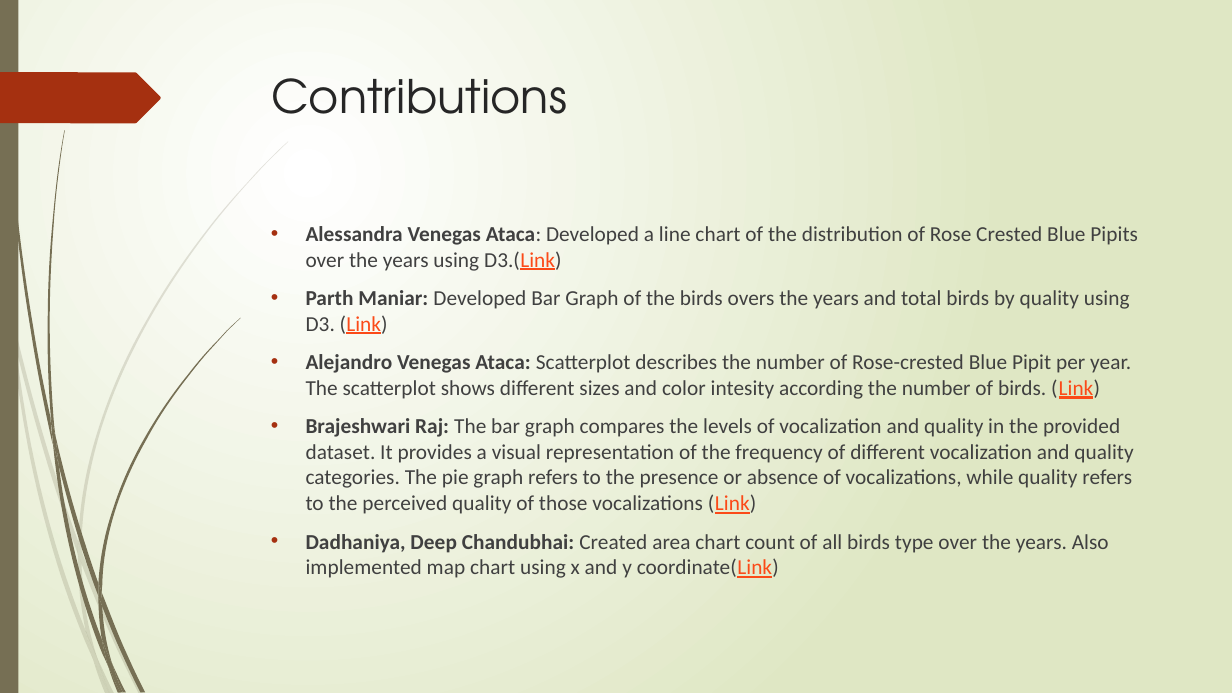
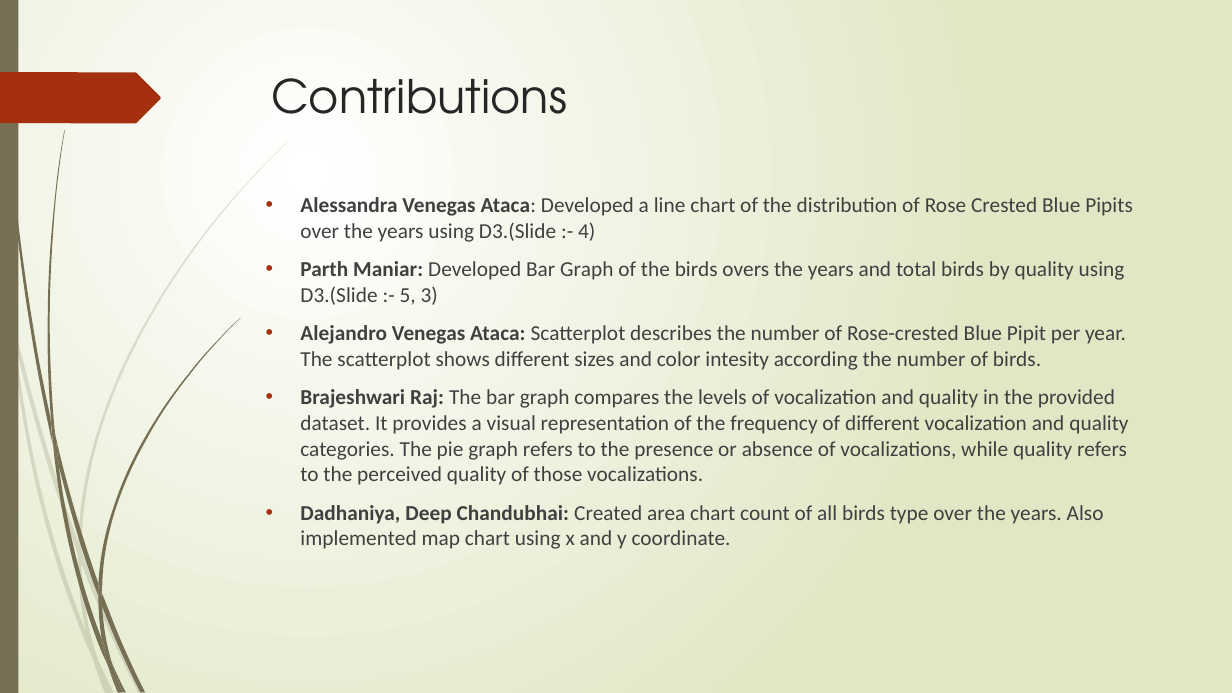
Before and after one commit to Parth-Maniar-3012/VA-Progress-3, a slide deck: slide 2 of Progress3-Contributions.pptx. Drawn at 1232x693 pixels with LibreOffice and Linux fonts; fonts in the diff are those of the drawing. Boxes give left, top, right and bottom in pixels: in the first picture for what was removed or moved away, otherwise in the second. Text is boxed around its words. In the diff, an @@ line names an element or a change of style, - is before the commit and + after.

```diff
--- a/Progress3-Contributions.pptx
+++ b/Progress3-Contributions.pptx
@@ text at (x1=300, y1=197, x2=1133, y2=549): text changed @@
-• Alessandra Venegas Ataca: Developed a line chart of the distribution of Rose Crested Blue Pipits over the years using D3.(Link)
-• Parth Maniar: Developed Bar Graph of the birds overs the years and total birds by quality using D3. (Link)
-• Alejandro Venegas Ataca: Scatterplot describes the number of Rose-crested Blue Pipit per year. The scatterplot shows different sizes and color intesity according the number of birds. (Link)
-• Brajeshwari Raj: The bar graph compares the levels of vocalization and quality in the provided dataset. It provides a visual representation of the frequency of different vocalization and quality categories. The pie graph refers to the presence or absence of vocalizations, while quality refers to the perceived quality of those vocalizations (Link)
-• Dadhaniya, Deep Chandubhai: Created area chart count of all birds type over the years. Also implemented map chart using x and y coordinate(Link)
+• Alessandra Venegas Ataca: Developed a line chart of the distribution of Rose Crested Blue Pipits over the years using D3.(Slide :- 4)
+• Parth Maniar: Developed Bar Graph of the birds overs the years and total birds by quality using D3.(Slide :- 5, 3)
+• Alejandro Venegas Ataca: Scatterplot describes the number of Rose-crested Blue Pipit per year. The scatterplot shows different sizes and color intesity according the number of birds.
+• Brajeshwari Raj: The bar graph compares the levels of vocalization and quality in the provided dataset. It provides a visual representation of the frequency of different vocalization and quality categories. The pie graph refers to the presence or absence of vocalizations, while quality refers to the perceived quality of those vocalizations.
+• Dadhaniya, Deep Chandubhai: Created area chart count of all birds type over the years. Also implemented map chart using x and y coordinate.
```
Also in this commit, not shown: 5 other files.
